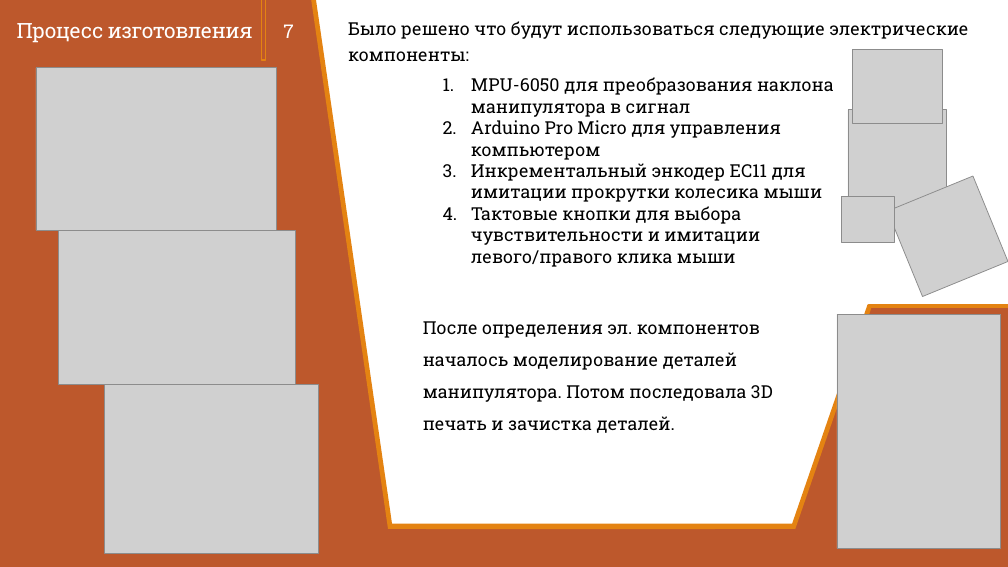
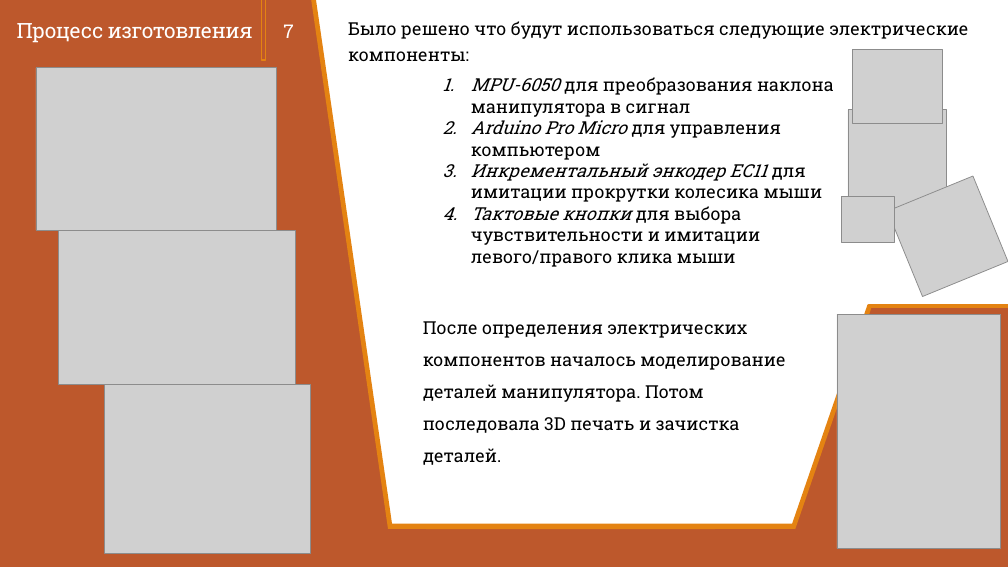
Before and after one commit to Zerocummer/Mmm-Yummers, a slide deck: slide 7 of Мышка для людей с ограниченной моторикой рук/Документы/Презентация о манипуляторе.pptx. Drawn at 1008x567 pixels with LibreOffice and Linux fonts; fonts in the diff are those of the drawing; grey boxes stand for pictures. Boxes give left, top, right and bottom in pixels: in the first picture for what was removed or moved away, otherwise in the second. Text is boxed around its words. In the diff, an @@ line names an element or a change of style, - is before the commit and + after.

```diff
--- a/Мышка для людей с ограниченной моторикой рук/Документы/Презентация о манипуляторе.pptx
+++ b/Мышка для людей с ограниченной моторикой рук/Документы/Презентация о манипуляторе.pptx
@@ text "MPU-6050 для преобразования наклона манипулятора ..." at [471,77,834,267]: italic on in "MPU-6050", "Arduino Pro Micro", "Инкрементальный энкодер EC11", "Тактовые кнопки" @@
@@ text at [423,321,785,465]: text changed @@
-После определения эл. компонентов началось моделирование деталей манипулятора. Потом последовала 3D печать и зачистка деталей.
+После определения электрических компонентов началось моделирование деталей манипулятора. Потом последовала 3D печать и зачистка деталей.
@@ picture: place and size @@
-picture at [104,385,318,554]
+picture at [104,385,311,554]
```
Also in this commit, not shown: 6 other slides changed, 1 other file.
